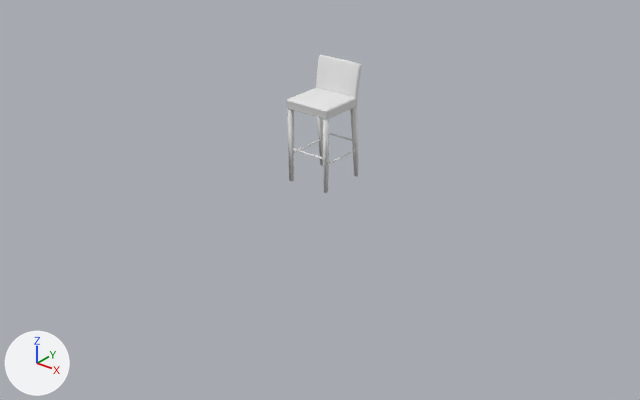
What one commit did to the OBJ model part2/files/object_mesh/79.obj.
Before and after are seen from a 50 mm lens placed at (3.62, -4.63, 2.65), pointed at (0.1, -0.23, -0.08). The axes (+X, +Y, +Z) are drawn at lower left. The lights are the same throughout. Where no turn or scale is listed for an object, it has been applied to the vertices.

In view in the first picture: 'Cloth_79'.
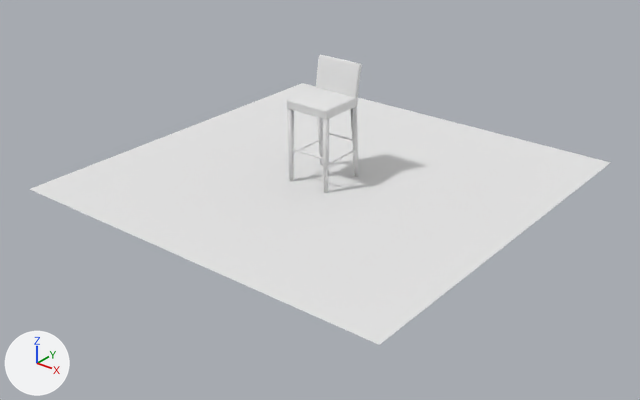
Edits to the scene script, one JSON object a line:
```json
{"op": "add", "block": "mat_none", "code": ["mat_none = principled_material('None')", "mat_none.base_color = (0.8, 0.8, 0.8)  # white #e7e7e7", "mat_none.roughness = 1.0"]}
{"op": "add", "block": "me_floor_plane_077", "code": ["me_floor_plane_077 = bpy.data.meshes.new('Floor_Plane.077')", "me_floor_plane_077.from_pydata(...)  # 10404 vertices, 10201 faces; spans x -1.5..1.5, y -1.5..1.5, z 0.0", "me_floor_plane_077.materials.append(mat_none)  # white #e7e7e7"]}
{"op": "add", "block": "ob_floor_plane_077", "code": ["ob_floor_plane_077 = bpy.data.objects.new('Floor_Plane.077', me_floor_plane_077)", "ob_floor_plane_077.location = (0.0, 0.0, 0.0)"]}
```

What differs and where, as boxes [x1, y1, x2, y2] in the pictures (640 x 400 px):
```json
{"object": "Floor_Plane.077", "change": "added", "after": [30, 83, 611, 345]}
```
